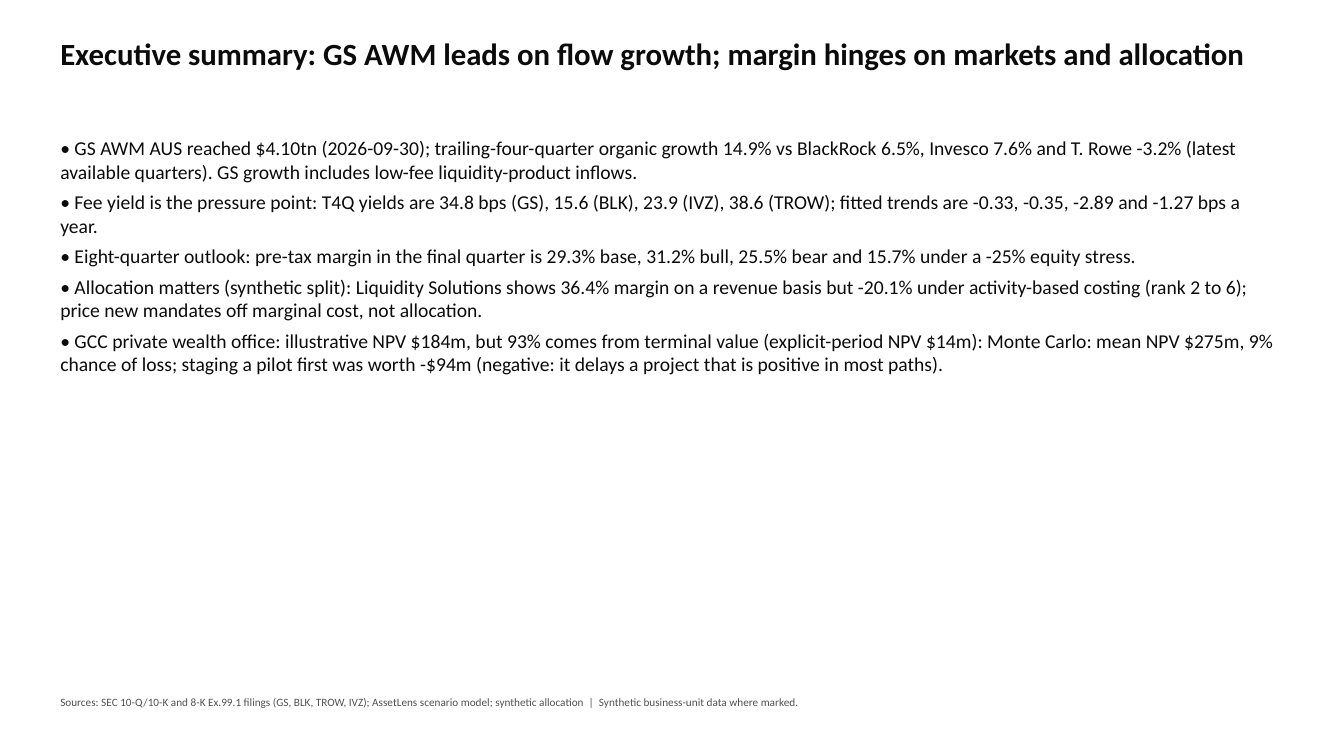
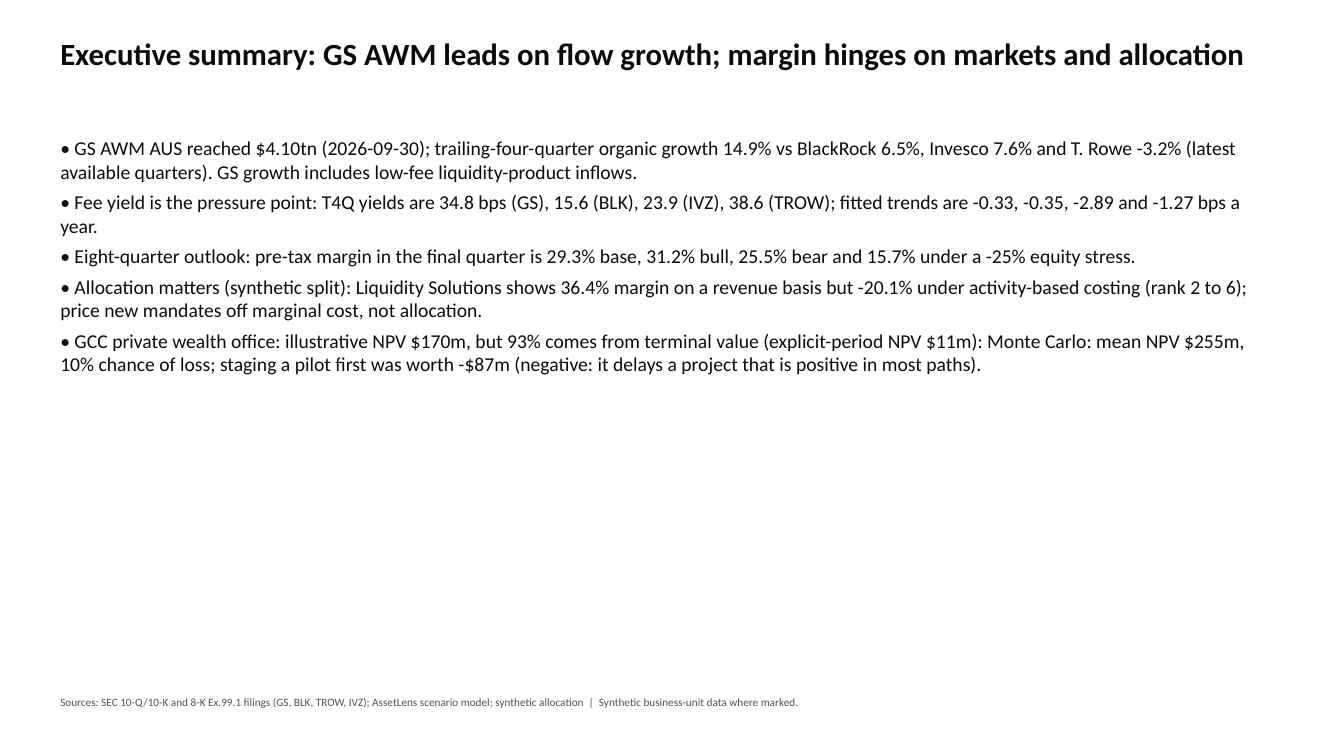
Before and after one commit to swalihnm/assetlens, a slide deck: slide 1 of outputs/deck/AssetLens_Board_Pack.pptx. Drawn at 1344x756 pixels with LibreOffice and Linux fonts; fonts in the diff are those of the drawing. Boxes give left, top, right and bottom in pixels: in the first picture for what was removed or moved away, otherwise in the second. Text is boxed around its words. In the diff, an @@ line names an element or a change of style, - is before the commit and + after.

```diff
--- a/outputs/deck/AssetLens_Board_Pack.pptx
+++ b/outputs/deck/AssetLens_Board_Pack.pptx
@@ text at (60, 334, 1244, 375): text changed @@
-• GCC private wealth office: illustrative NPV $184m, but 93% comes from terminal value (explicit-period NPV $14m): Monte Carlo: mean NPV $275m, 9% chance of loss; staging a pilot first was worth -$94m (negative: it delays a project that is positive in most paths).
+• GCC private wealth office: illustrative NPV $170m, but 93% comes from terminal value (explicit-period NPV $11m): Monte Carlo: mean NPV $255m, 10% chance of loss; staging a pilot first was worth -$87m (negative: it delays a project that is positive in most paths).
```
Also in this commit, not shown: 3 other slides changed, 30 other files.
